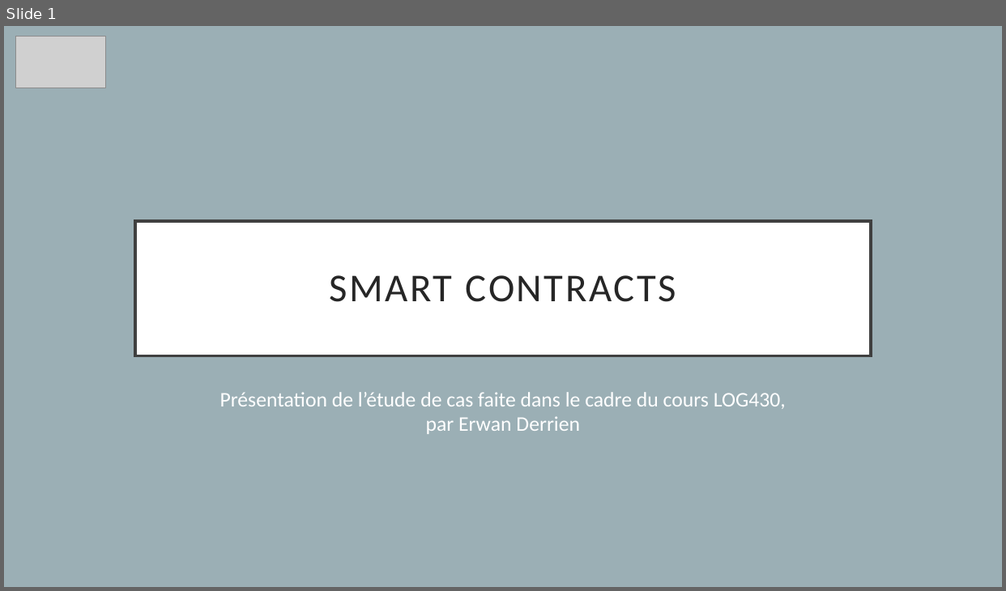
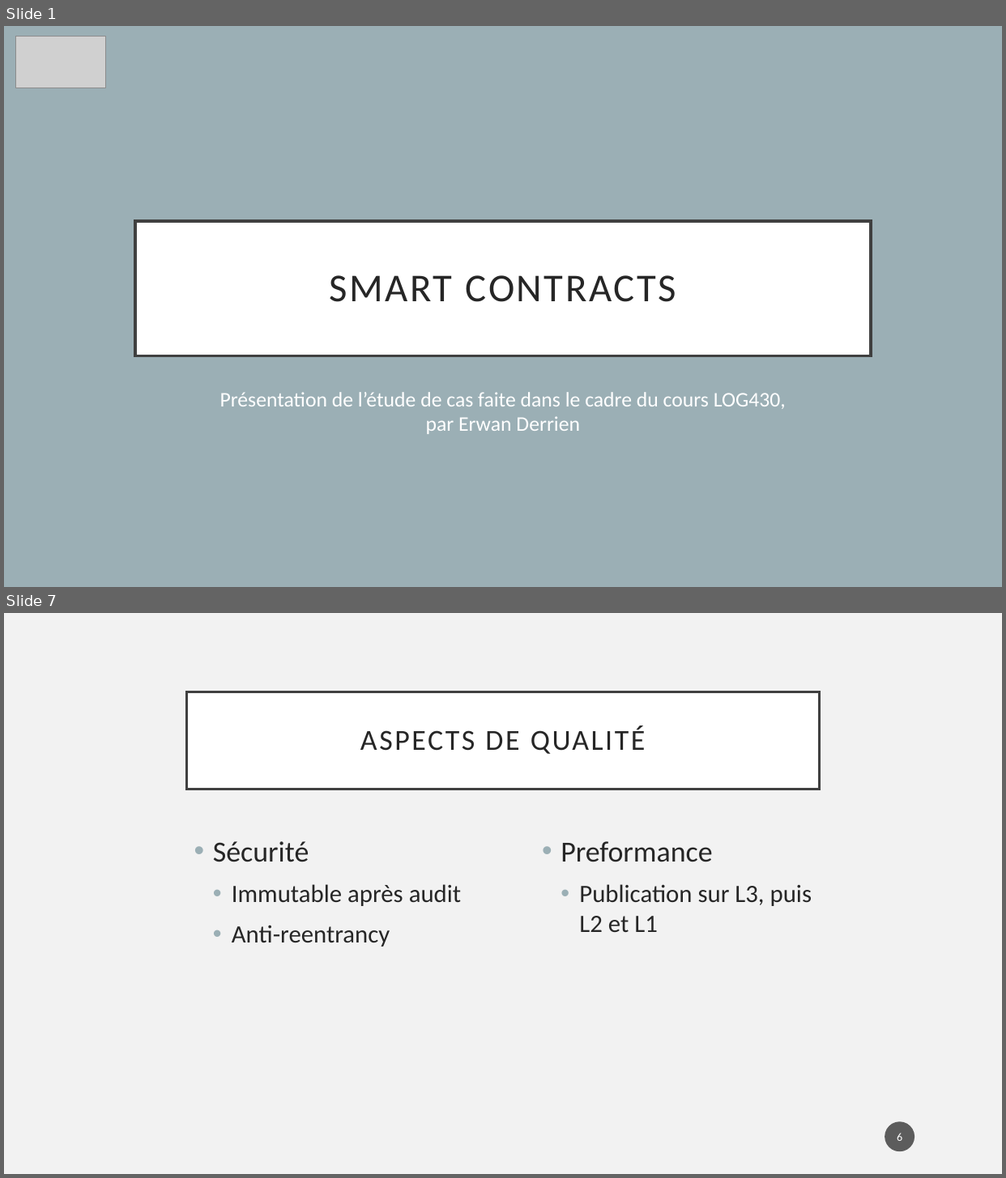
Before and after one commit to ErwanDerrien/EtudeDeCas, a slide deck: Presentation/PresentationEtudeDeCas.pptx. Shown one above the other, each under a label of ours: slide 1 before the commit, slides 1 and 7 after it; the slides between them are not shown. The pictures are 1006x591 and 1006x1178 pixels, drawn with LibreOffice and Linux fonts; fonts in the diff are those of the drawing; grey boxes stand for pictures. Boxes give left, top, right and bottom in pixels: in the first picture for what was removed or moved away, otherwise in the second. Text is boxed around its words. In the diff, an @@ line names an element or a change of style, - is before the commit and + after.

```diff
--- a/Presentation/PresentationEtudeDeCas.pptx
+++ b/Presentation/PresentationEtudeDeCas.pptx
@@ slide 7 added at <box>4,613,1002,1174</box>, background #F2F2F2 @@
@@ title added at <box>187,692,819,789</box>, fill #FFFFFF, outline #404040 2.5 pt, 28 pt, text #262626 @@
+ASPECTS DE QUALITÉ
@@ text added at <box>213,841,461,947</box>, 24 pt, text #262626 @@
+• Sécurité
+  • Immutable après audit
+  • Anti-reentrancy
@@ text added at <box>560,841,812,933</box>, 24 pt, text #262626 @@
+• Preformance
+  • Publication sur L3, puis L2 et L1
@@ page number added at <box>885,1122,915,1152</box>, fill #1D1D1D at 70% opacity, 11 pt, text #FFFFFF @@
+6
```
Also in this commit, not shown: 1 slide changed, 9 other slides added, 2 slides removed, 1 other file.
